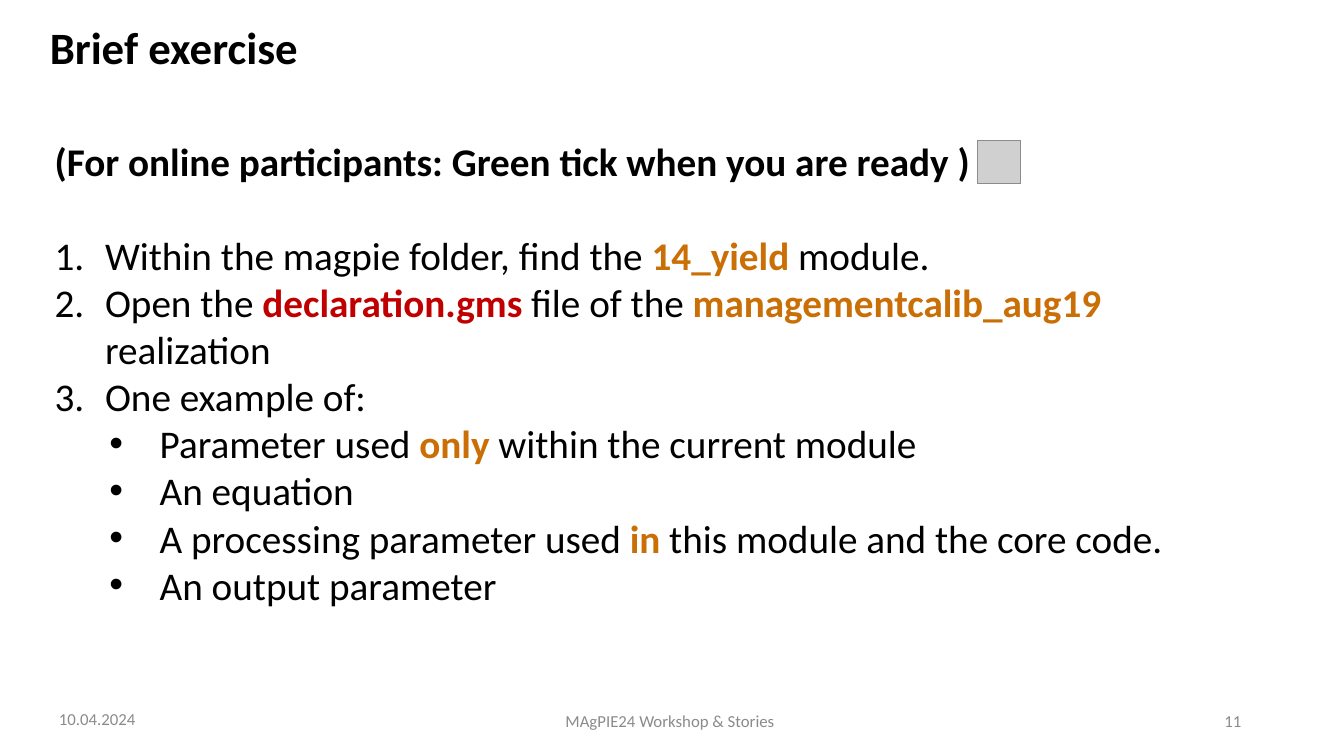
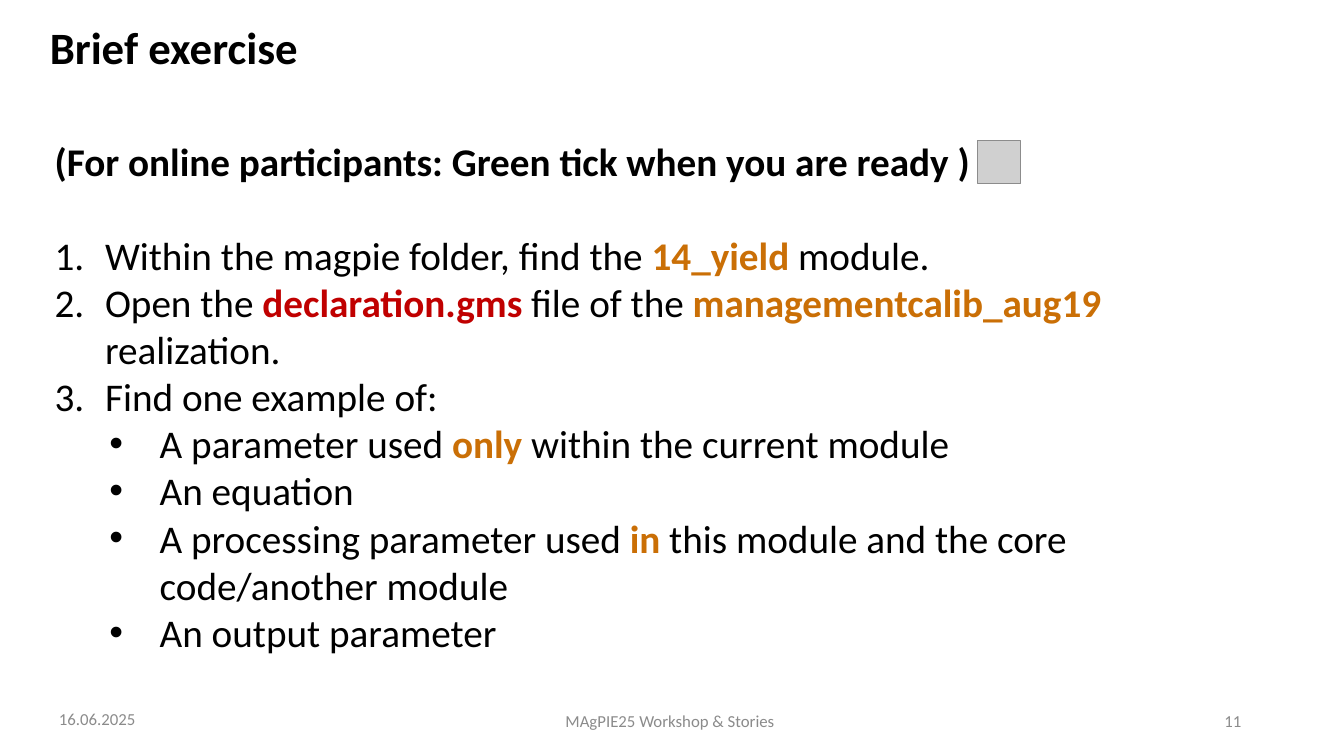
Before and after one commit to magpiemodel/magpiemodel.github.io, a slide deck: slide 11 of assets/slides/GAMS code, modules & realizations.pptx. Drawn at 1344x756 pixels with LibreOffice and Linux fonts; fonts in the diff are those of the drawing; grey boxes stand for pictures; background and template pictures are left out. Boxes give left, top, right and bottom in pixels: in the first picture for what was removed or moved away, otherwise in the second. Text is boxed around its words. In the diff, an @@ line names an element or a change of style, - is before the commit and + after.

```diff
--- a/assets/slides/GAMS code, modules & realizations.pptx
+++ b/assets/slides/GAMS code, modules & realizations.pptx
@@ text at [105,289,1101,465]: text changed @@
-2. Open the declaration.gms file of the managementcalib_aug19 realization
-3. One example of:
-• Parameter used only within the current module
+2. Open the declaration.gms file of the managementcalib_aug19 realization.
+3. Find one example of:
+• A parameter used only within the current module
@@ text at [160,525,1066,602]: text changed @@
-• A processing parameter used in this module and the core code.
+• A processing parameter used in this module and the core code/another module
@@ text at [59,714,135,725]: text changed @@
-10.04.2024
+16.06.2025
@@ text at [565,715,775,730]: text changed @@
-MAgPIE24 Workshop & Stories
+MAgPIE25 Workshop & Stories
```
Also in this commit, not shown: 11 other slides changed, 1 other file.
